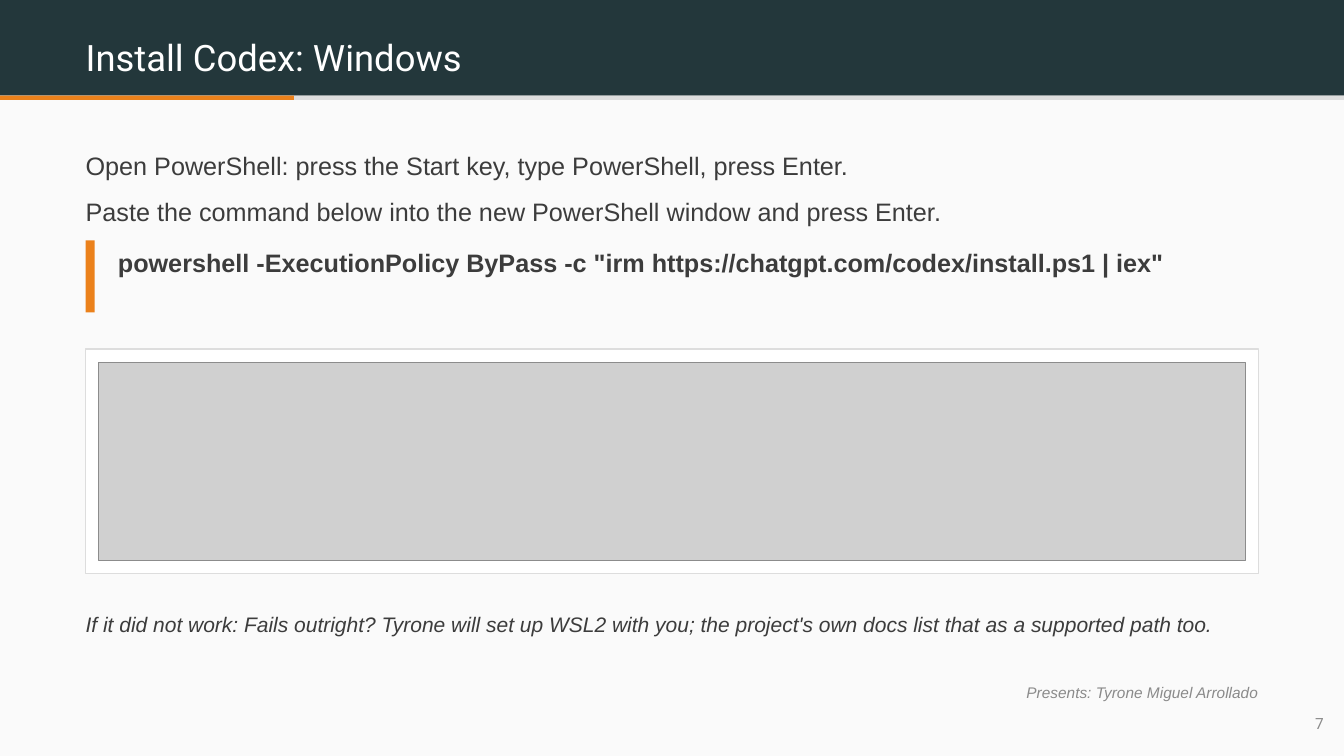
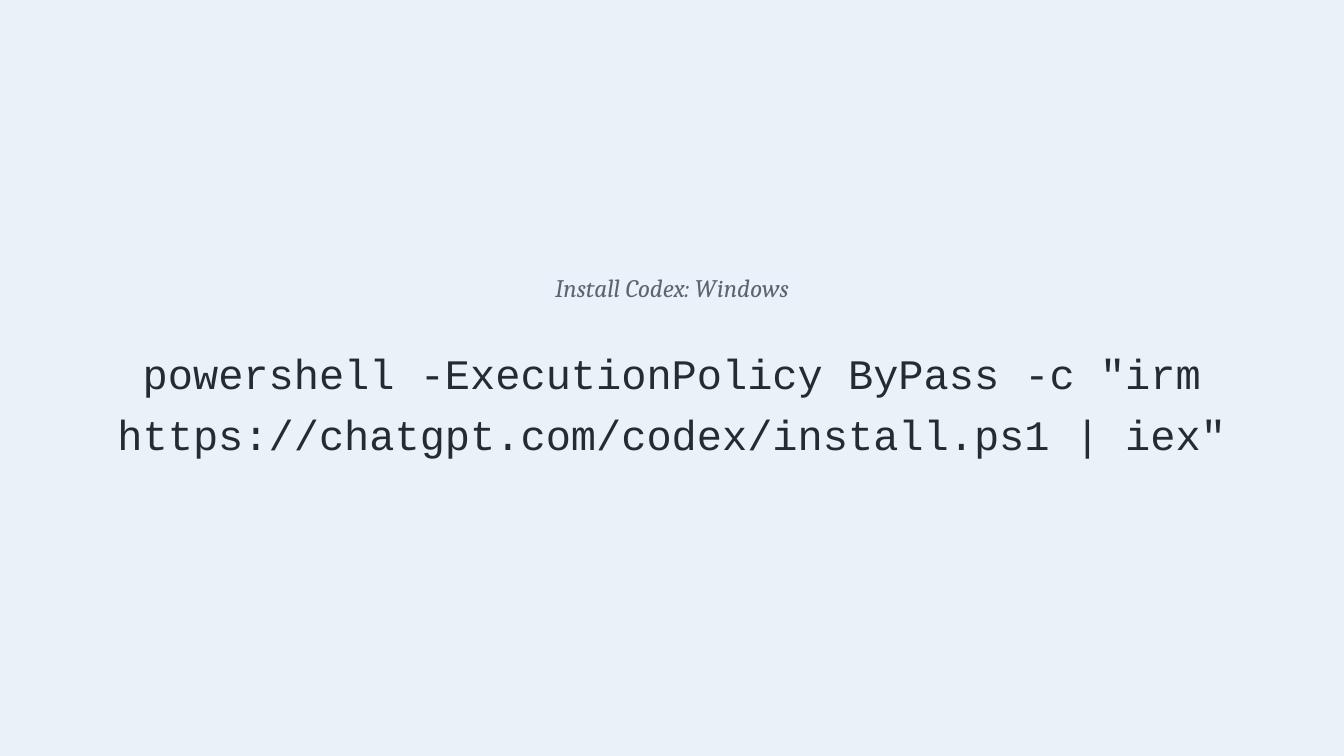
Before and after one commit to benjiesotelo-sudo/Telos_FIN1209, a slide deck: slide 6 of special-lecture/FIN1209-Special-Lecture-1-Setup.pptx (slide 7 before the commit). Drawn at 1344x756 pixels with LibreOffice and Linux fonts; fonts in the diff are those of the drawing; grey boxes stand for pictures. Boxes give left, top, right and bottom in pixels: in the first picture for what was removed or moved away, otherwise in the second. Text is boxed around its words. In the diff, an @@ line names an element or a change of style, - is before the commit and + after.

```diff
--- a/special-lecture/FIN1209-Special-Lecture-1-Setup.pptx
+++ b/special-lecture/FIN1209-Special-Lecture-1-Setup.pptx
@@ rectangle at (0,0,1344,756): fill #FAFAFA to #EAF1F8 @@
@@ rectangle removed at (0,0,1344,96) @@
@@ rectangle removed at (0,96,1344,100) @@
@@ rectangle removed at (0,96,294,100) @@
@@ text removed at (86,156,941,227) @@
-Open PowerShell: press the Start key, type PowerShell, press Enter.
-Paste the command below into the new PowerShell window and press Enter.
@@ rectangle removed at (86,240,95,312) @@
@@ text "Install Codex: Windows": place and size @@
-text "Install Codex: Windows" at (86,43,462,72)
+text "Install Codex: Windows" at (555,279,789,297)
@@ text "Install Codex: Windows" at (555,279,789,297): size 26 to 18 pt, font Roboto to Cambria, text colour #FFFFFF to #5B6672, italic on; alignment left to centre; line spacing 1.05 to 1; vertical alignment middle to top @@
@@ rectangle removed at (86,349,1258,573) @@
@@ text "powershell -ExecutionPolicy ByPass -c "irm ...": place and size @@
-text "powershell -ExecutionPolicy ByPass -c "irm ..." at (118,253,1163,277)
+text "powershell -ExecutionPolicy ByPass -c "irm ..." at (117,359,1226,459)
@@ text "powershell -ExecutionPolicy ByPass -c "irm ..." at (117,359,1226,459): size 18 to 30 pt, font Arial to Courier New, text colour #3C3C3C to #242B33, bold off; alignment left to centre; line spacing 1.12 to 1.2 @@
@@ picture removed at (99,362,1245,560) @@
@@ text removed at (86,616,1212,636) @@
-If it did not work: Fails outright? Tyrone will set up WSL2 with you; the project's own docs list that as a supported path too.
@@ text removed at (1026,687,1258,701) @@
-Presents: Tyrone Miguel Arrollado
@@ text removed at (1315,718,1324,729) @@
-7
```
Also in this commit, not shown: 6 other slides changed, 6 slides added, 25 slides removed, 4 other files.
